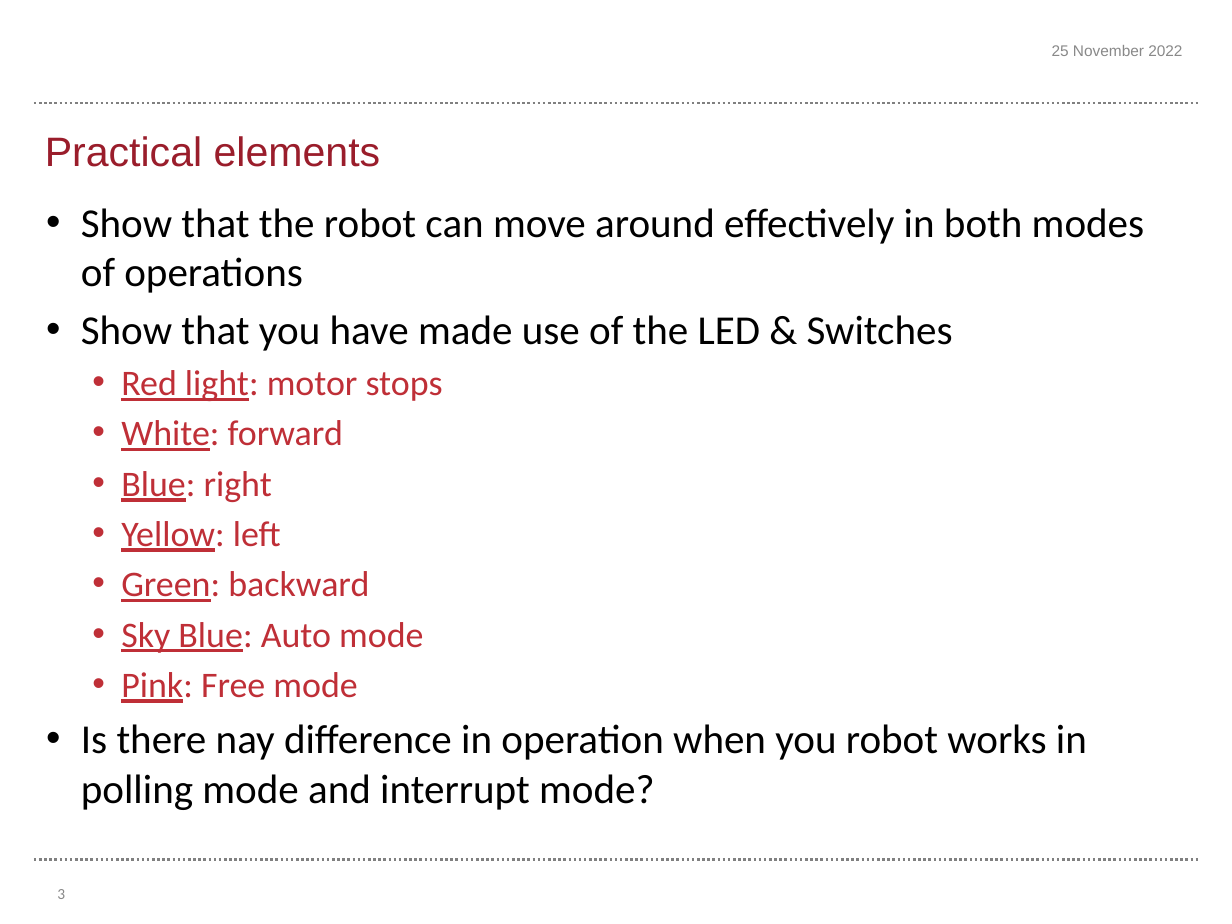
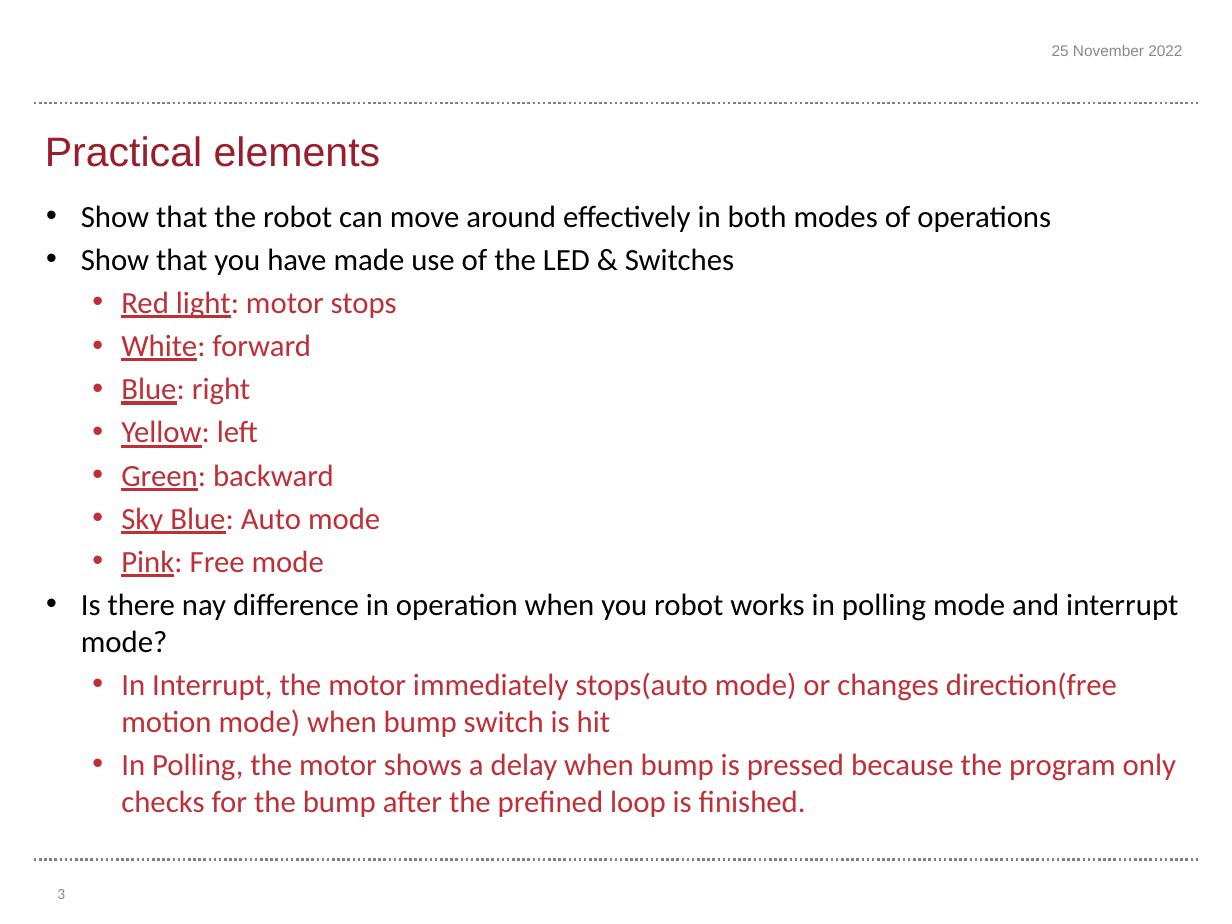
Before and after one commit to harryrrah0706/ERTS-Part-2-Task1-Final, a slide deck: slide 3 of Template final assessment - Task 1.pptx. Drawn at 1232x924 pixels with LibreOffice and Linux fonts; fonts in the diff are those of the drawing; background and template pictures are left out. Boxes give left, top, right and bottom in pixels: in the first picture for what was removed or moved away, otherwise in the second. Text is boxed around its words. In the diff, an @@ line names an element or a change of style, - is before the commit and + after.

```diff
--- a/Template final assessment - Task 1.pptx
+++ b/Template final assessment - Task 1.pptx
@@ text at [81, 205, 1178, 653]: size 24 to 18 pt in "Show that the robot can move around ...", "Show that you have made use of ...", "Is there nay difference in operation when ..."; size 21 to 18 pt in "Red light: motor stops", "White: forward", "Blue: right", "Yellow: left" and 3 more places; less space between paragraphs @@
@@ text at [121, 672, 1176, 817]: paragraphs added @@
+  • In Interrupt, the motor immediately stops(auto mode) or changes direction(free motion mode) when bump switch is hit
+  • In Polling, the motor shows a delay when bump is pressed because the program only checks for the bump after the prefined loop is finished.
```
Also in this commit, not shown: 1 other slide changed, 1 other file.
